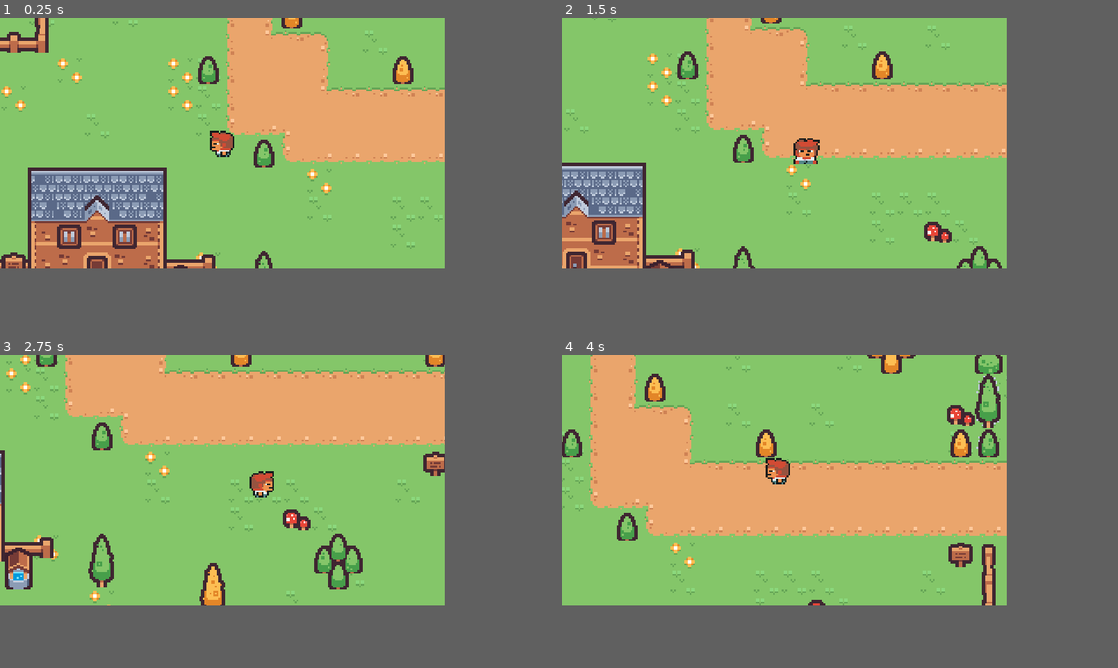
Above: before the commit, frames 1-4 (two rows, left to right).
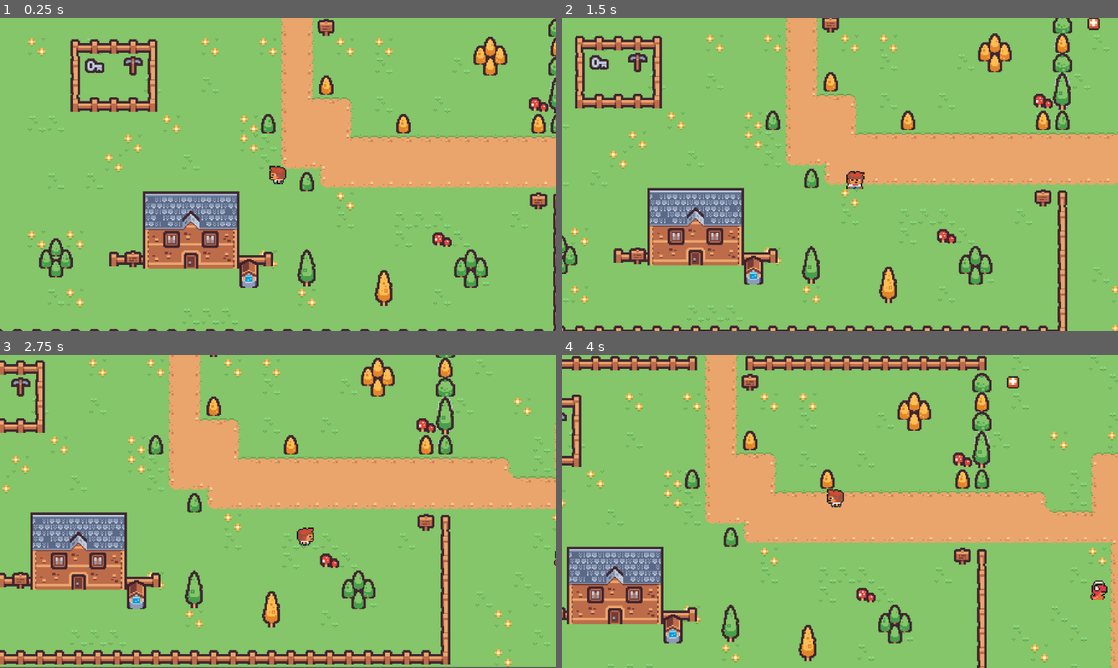
Above: after the commit, the same moments.

Repository: nicce/open-world
Game: Godot game, scene res://scenes/world.tscn
The game is run twice, just before and just after one commit, with the same random seed, the same clock (stepped at 60 frames per second) and the same inputs.
Inputs:
- Up to frame 1 (0.25 s): no input
- Up to frame 2 (1.5 s): tap Enter at 0.5 s; hold D (right) 0.53-1.28 s; tap E (interact, bound only after the commit) at 0.6 s; hold S (down) from 1.28 s (still down); tap X (hit) at 1.35 s
- Up to frame 3 (2.75 s): tap E (interact, bound only after the commit) at 1.55, 2.1 s; release S (down) at 2.03 s; hold D (right) from 2.03 s (still down)
- Up to frame 4 (4 s): release D (right) at 2.78 s; hold W (up) 2.78-3.53 s; tap E (interact, bound only after the commit) at 2.85, 3.8 s; hold A (left) from 3.53 s (still down); tap X (hit) at 3.6 s
In our replay, the window is 640x360 before the commit and 800x450 after it. These sizes can differ from the game's own. Grey fills any space a smaller window leaves; there, only what the larger window draws over its background counts as a difference.

The runs differ from the first frame. In frame 1, 33% of the frame differs, in the area x 0-100%, y 0-100%; in frame 2, 36%; in frame 3, 42%; in frame 4, 35%.

Commit message:
add medipack

Diff:
--- a/project.godot
+++ b/project.godot
@@ -21,9 +21,6 @@
 
 [display]
 
-window/size/viewport_width=640
-window/size/viewport_height=360
-window/size/mode=2
 window/stretch/mode="viewport"
 window/stretch/scale_mode="integer"
 
@@ -64,6 +61,11 @@
 , Object(InputEventMouseButton,"resource_local_to_scene":false,"resource_name":"","device":-1,"window_id":0,"alt_presse …(250 unchanged characters)…
 ]
 }
+interact={
+"deadzone": 0.5,
+"events": [Object(InputEventKey,"resource_local_to_scene":false,"resource_name":"","device":-1,"window_id":0,"alt_pressed":false,"shift_pressed":false,"ctrl_pressed":false,"meta_pressed":false,"pressed":false,"keycode":0,"physical_keycode":69,"key_label":0,"unicode":101,"echo":false,"script":null)
+]
+}
 
 [layer_names]
 
--- a/scenes/lake_world.tscn
+++ b/scenes/lake_world.tscn
@@ -1,9 +1,10 @@
-[gd_scene load_steps=10 format=3 uid="uid://c2wfqw3vnr1c0"]
+[gd_scene load_steps=11 format=3 uid="uid://c2wfqw3vnr1c0"]
 
 [ext_resource type="Texture2D" uid="uid://3sbphia8gbli" path="res://art/tilesets/tiny_town_packed.png" id="1_0cead"]
 [ext_resource type="Script" path="res://scripts/lake_world.gd" id="1_40p0k"]
 [ext_resource type="Texture2D" uid="uid://dbvs6e6s7p6or" path="res://art/tilesets/tiny_battle_packed.png" id="1_tey5q"]
 [ext_resource type="Texture2D" uid="uid://bhjmnpg5pe4gv" path="res://art/tilesets/tiny_dungeon_packed.png" id="2_3a3dk"]
+[ext_resource type="PackedScene" uid="uid://pnpjali24cg7" path="res://scenes/medicpack.tscn" id="5_y320c"]
 
 [sub_resource type="TileSetAtlasSource" id="TileSetAtlasSource_4b2fp"]
 texture = ExtResource("1_tey5q")
@@ -3298,5 +3299,8 @@
 position = Vector2(6, -5)
 shape = SubResource("RectangleShape2D_uhc3h")
 
+[node name="Medicpack" parent="." instance=ExtResource("5_y320c")]
+position = Vector2(258, -122)
+
 [connection signal="child_exiting_tree" from="." to="." method="_on_child_exiting_tree"]
 [connection signal="body_entered" from="DetectionAreaLake" to="." method="_on_detection_area_lake_body_entered"]
--- /dev/null
+++ b/scenes/medicpack.tscn
@@ -0,0 +1,32 @@
+[gd_scene load_steps=6 format=3 uid="uid://pnpjali24cg7"]
+
+[ext_resource type="Script" path="res://scripts/medicpack.gd" id="1_jmyas"]
+[ext_resource type="Texture2D" uid="uid://46x056us305m" path="res://art/potions/Medipack.png" id="1_nb80v"]
+
+[sub_resource type="PhysicsMaterial" id="PhysicsMaterial_6xiof"]
+
+[sub_resource type="RectangleShape2D" id="RectangleShape2D_qdgux"]
+size = Vector2(14, 14)
+
+[sub_resource type="RectangleShape2D" id="RectangleShape2D_27jk6"]
+size = Vector2(10, 10)
+
+[node name="Medicpack" type="StaticBody2D"]
+physics_material_override = SubResource("PhysicsMaterial_6xiof")
+script = ExtResource("1_jmyas")
+
+[node name="Sprite2D" type="Sprite2D" parent="."]
+texture = ExtResource("1_nb80v")
+
+[node name="InteractArea" type="Area2D" parent="."]
+collision_mask = 2
+
+[node name="CollisionShape2D" type="CollisionShape2D" parent="InteractArea"]
+shape = SubResource("RectangleShape2D_qdgux")
+
+[node name="CollisionShape2D" type="CollisionShape2D" parent="."]
+shape = SubResource("RectangleShape2D_27jk6")
+
+[connection signal="area_entered" from="InteractArea" to="." method="_on_interact_area_area_entered"]
+[connection signal="body_entered" from="InteractArea" to="." method="_on_interact_area_body_entered"]
+[connection signal="body_exited" from="InteractArea" to="." method="_on_interact_area_body_exited"]
--- a/scenes/player.tscn
+++ b/scenes/player.tscn
@@ -416,7 +416,7 @@
 debug_color = Color(0.921569, 0.262745, 0.239216, 0.419608)
 
 [node name="HealthComponent" parent="." node_paths=PackedStringArray("health_bar") instance=ExtResource("5_rd4w3")]
-max_health = 50
+max_health = 100
 health_bar = NodePath("../HealthBar")
 
 [node name="AnimationPlayer" type="AnimationPlayer" parent="."]
--- a/scripts/health_component.gd
+++ b/scripts/health_component.gd
@@ -24,3 +24,10 @@
 		health_depleated.emit()
 	else:
 		damage_taken.emit()
+
+func increase(value: int):
+	health += value
+	if health > max_health:
+		health = max_health
+
+	health_bar.update(health)
--- /dev/null
+++ b/scripts/medicpack.gd
@@ -0,0 +1,22 @@
+extends StaticBody2D
+
+@export var value: int = 50
+
+var player: Player
+var player_within_reach: bool = false
+
+signal health_pickup(value: int)
+
+# Called every frame. 'delta' is the elapsed time since the previous frame.
+func _process(_delta):
+	if Input.is_action_just_pressed("interact") && player_within_reach:
+		player.increase_health(value)
+		queue_free()
+
+func _on_interact_area_body_entered(body):
+	player_within_reach = true
+	player = body
+
+
+func _on_interact_area_body_exited(body):
+	player_within_reach = false
--- a/scripts/player.gd
+++ b/scripts/player.gd
@@ -1,14 +1,15 @@
-class_name Player
-extends CharacterBody2D
+class_name Player extends CharacterBody2D
 
 @onready var animation_tree: AnimationTree = $AnimationTree
 @onready var animation_state: AnimationNodeStateMachinePlayback = animation_tree.get("parameters/playback")
 @onready var advanced_camera: AdvancedCamera = $AdvancedCamera
+@onready var health_component: HealthComponent = $HealthComponent
 
 @export var speed: float = 80.0
 @export var attack: Attack
 
 signal player_dead
+signal health_changed(new_value: int)
 
 var health_depleated: bool = false
 
@@ -59,3 +60,6 @@
 
 func on_player_state_reset():
 	current_state = player_states.MOVE
+
+func increase_health(value: int):
+	health_component.increase(value)
Binary file removed: art/key_spritesheet.png
Binary file added: art/potions/Medipack.png
Not shown, changed: art/potions/Medipack.png.import
